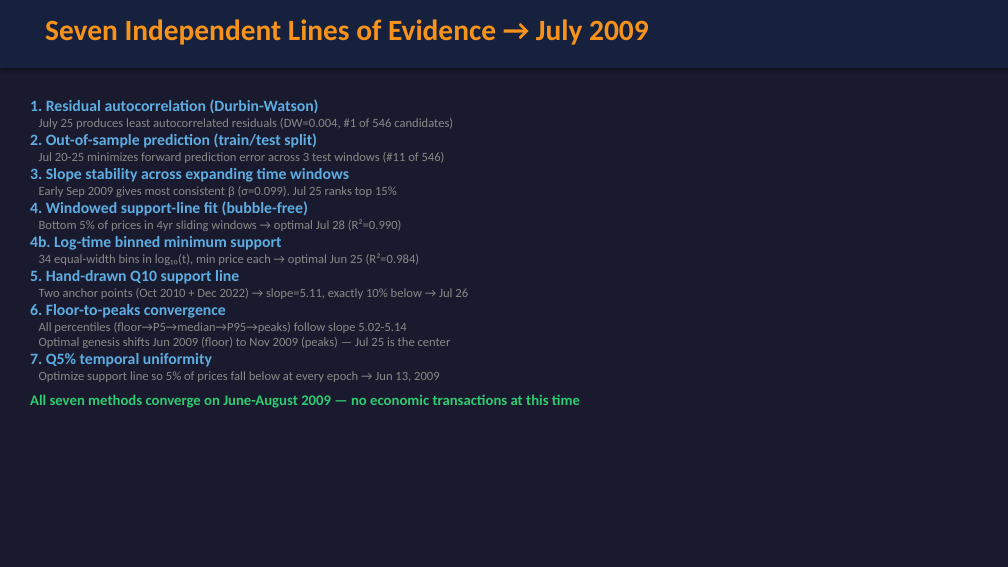
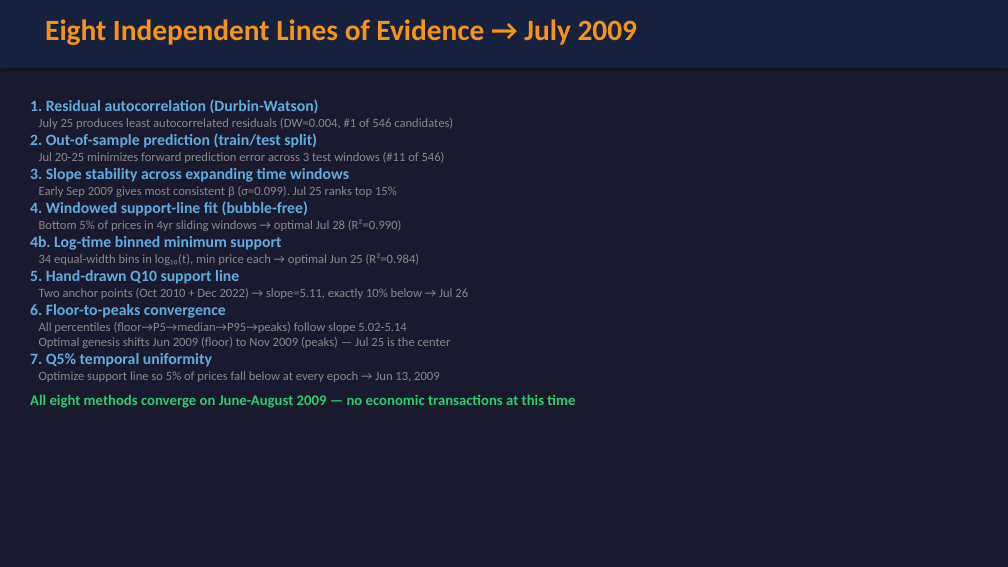
Before and after one commit to bg002h/quantoshi, a slide deck: slide 10 of bitcoin_decomposition.pptx. Drawn at 1008x567 pixels with LibreOffice and Linux fonts; fonts in the diff are those of the drawing. Boxes give left, top, right and bottom in pixels: in the first picture for what was removed or moved away, otherwise in the second. Text is boxed around its words. In the diff, an @@ line names an element or a change of style, - is before the commit and + after.

```diff
--- a/bitcoin_decomposition.pptx
+++ b/bitcoin_decomposition.pptx
@@ text at [45,19,638,45]: text changed @@
-Seven Independent Lines of Evidence → July 2009
+Eight Independent Lines of Evidence → July 2009
@@ text at [30,394,575,408]: text changed @@
-All seven methods converge on June-August 2009 — no economic transactions at this time
+All eight methods converge on June-August 2009 — no economic transactions at this time
```
Also in this commit, not shown: 2 slides added, 3 other files.
